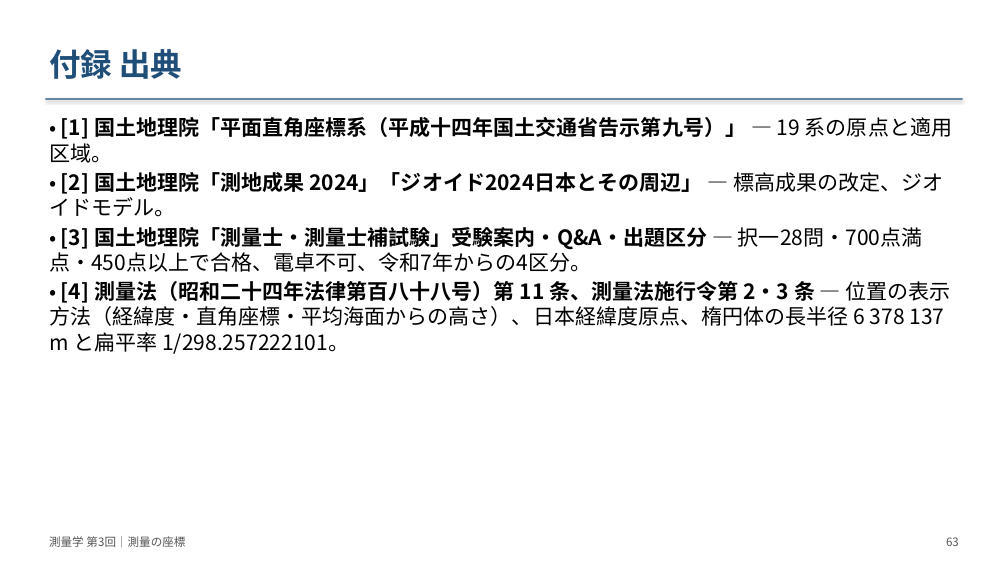
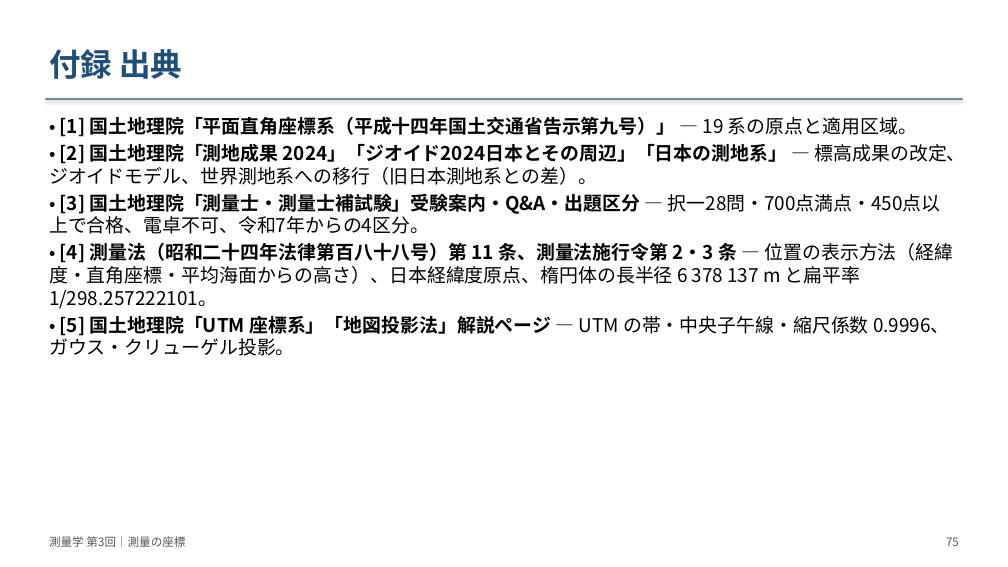
Before and after one commit to NN3210/Lecture, a slide deck: slide 75 of Surveying/materials/slides/第03回_測量の座標/slides.pptx (slide 63 before the commit). Drawn at 1008x567 pixels with LibreOffice and Linux fonts; fonts in the diff are those of the drawing. Boxes give left, top, right and bottom in pixels: in the first picture for what was removed or moved away, otherwise in the second. Text is boxed around its words. In the diff, an @@ line names an element or a change of style, - is before the commit and + after.

```diff
--- a/Surveying/materials/slides/第03回_測量の座標/slides.pptx
+++ b/Surveying/materials/slides/第03回_測量の座標/slides.pptx
@@ text at [49, 117, 954, 309]: size 20 to 18 pt in "• [1] 国土地理院「平面直角座標系（平成十四年国土交通省告示第九号）」 — 19 系の原点と適用区域。", "• [3] 国土地理院「測量士・測量士補試験」受験案内・Q&A・出題区分 — 択一28問・700点満点・450点以上で合 ...", "• [4] 測量法（昭和二十四年法律第百八十八号）第 11 条、測量法施行令第 2・3 条 ..." @@
@@ text at [49, 144, 966, 185]: text changed; size 20 to 18 pt @@
-• [2] 国土地理院「測地成果 2024」「ジオイド2024日本とその周辺」 — 標高成果の改定、ジオイドモデル。
+• [2] 国土地理院「測地成果 2024」「ジオイド2024日本とその周辺」「日本の測地系」 — 標高成果の改定、ジオイドモデル、世界測地系への移行（旧日本測地系との差）。
@@ text at [49, 316, 950, 356]: paragraph added @@
+• [5] 国土地理院「UTM 座標系」「地図投影法」解説ページ — UTM の帯・中央子午線・縮尺係数 0.9996、ガウス・クリューゲル投影。
@@ text at [946, 537, 959, 546]: text changed @@
-63
+75
```
Also in this commit, not shown: 49 other slides changed, 15 slides added, 3 slides removed, 39 other files.
